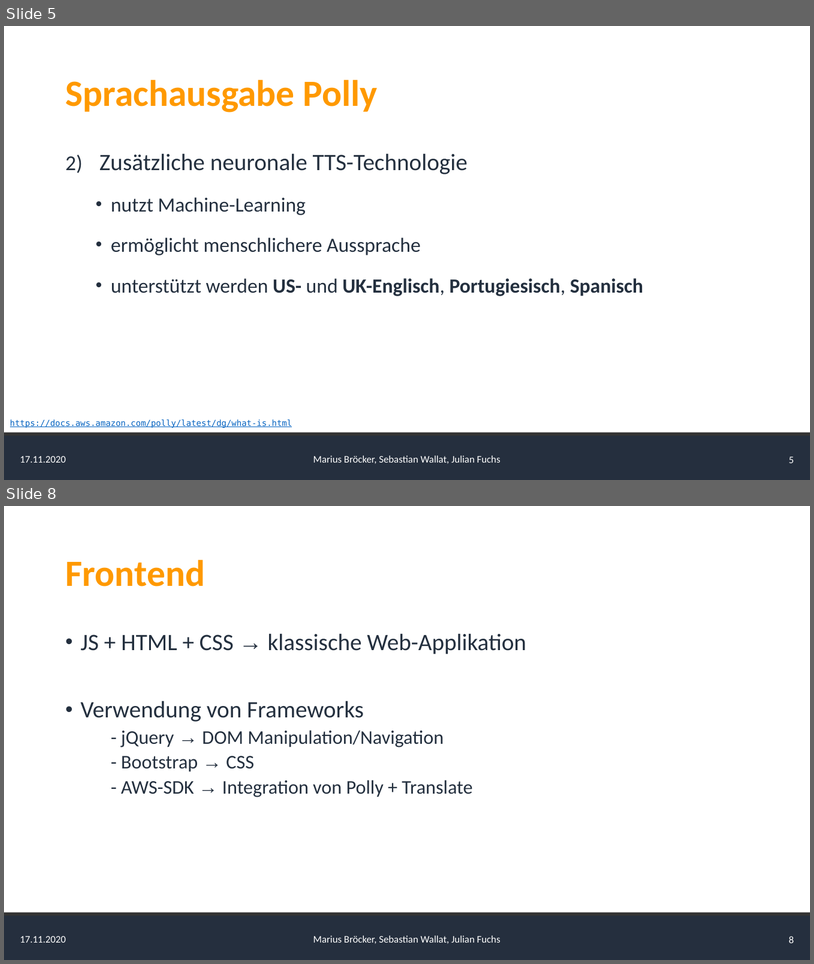
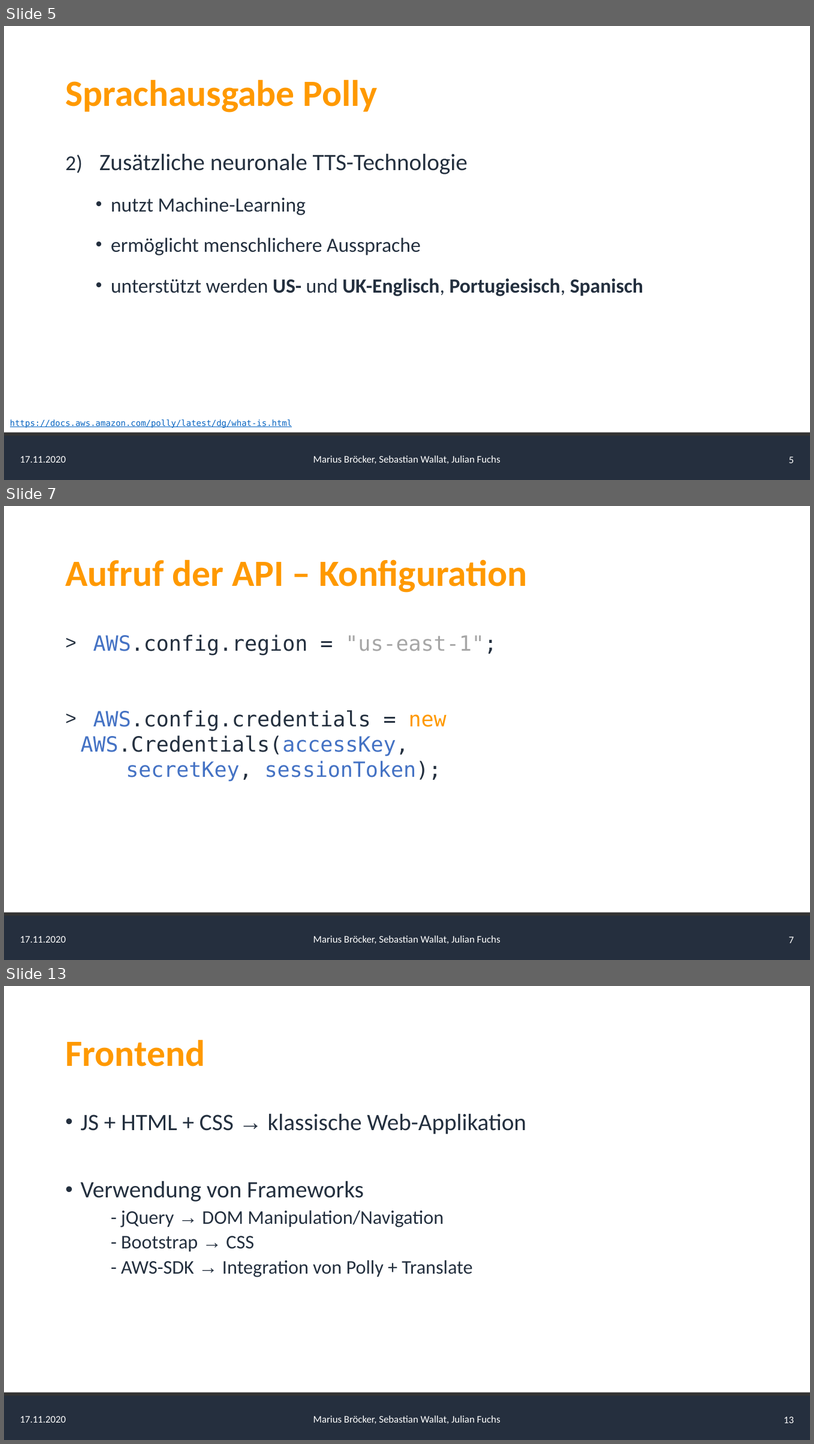
Before and after one commit to AlgorithmicEntropy/AWS_Translate_Polly, a slide deck: presentation/Presentation.pptx. Shown one above the other, each under a label of ours: slides 5 and 8 before the commit, slides 5, 7 and 13 after it; the slides between them are not shown. The pictures are 814x964 and 814x1444 pixels, drawn with LibreOffice and Linux fonts; fonts in the diff are those of the drawing. Boxes give left, top, right and bottom in pixels: in the first picture for what was removed or moved away, otherwise in the second. Text is boxed around its words. In the diff, an @@ line names an element or a change of style, - is before the commit and + after.

```diff
--- a/presentation/Presentation.pptx
+++ b/presentation/Presentation.pptx
@@ slide 7 added at box(4, 506, 810, 960), background #FFFFFF; not listed: 5 template elements that a slide beside it also shows @@
@@ title added at box(65, 559, 527, 592), 44 pt, text #FF9900, bold @@
+Aufruf der API – Konfiguration
@@ text added at box(81, 634, 497, 781), 25 pt, text #232F3E @@
+˃ AWS.config.region = "us-east-1";
+˃ AWS.config.credentials = new AWS.Credentials(accessKey,
+  secretKey, sessionToken);
@@ what was slide 8 is now slide 13 @@
@@ page number at box(784, 1416, 794, 1423): text changed @@
-8
+13
```
Also in this commit, not shown: 3 slides changed, 4 other slides added.
